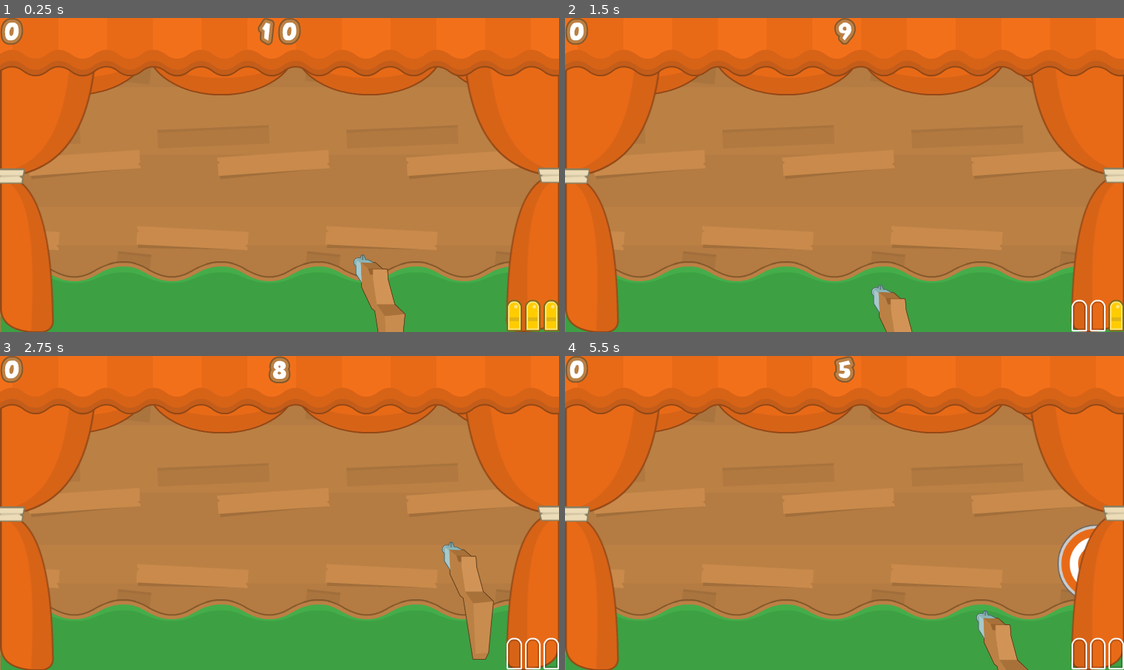
Above: before the commit, frames 1-4 (two rows, left to right).
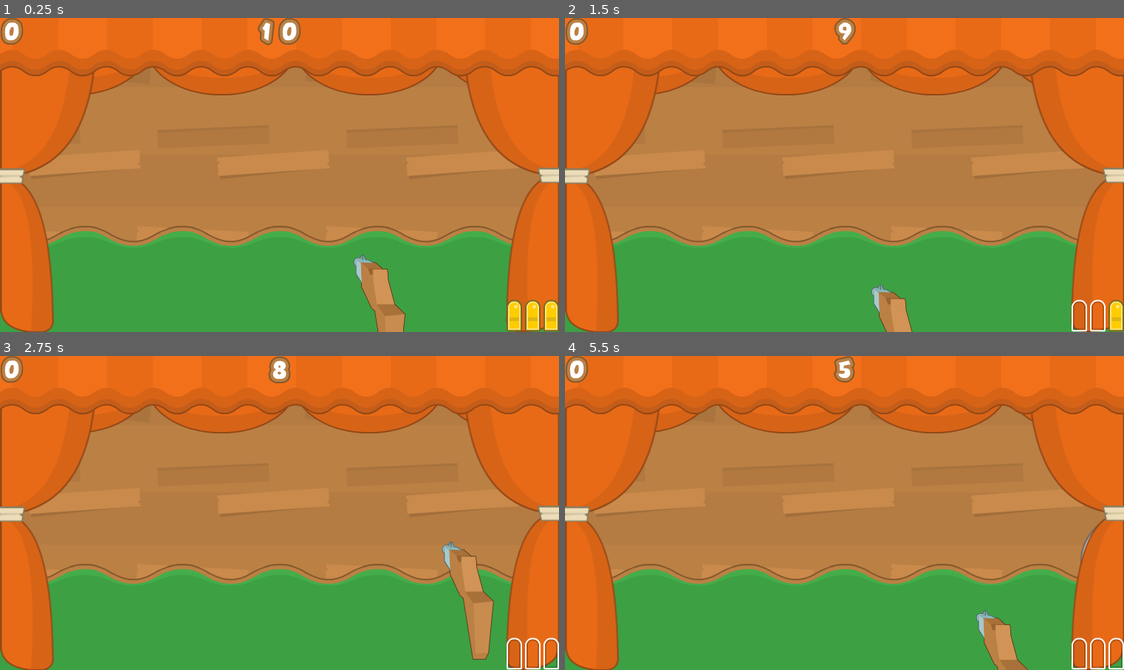
Above: after the commit, the same moments.

Repository: KieranGliver/shooting-gallery
Game: Godot game, scene res://main.tscn
The game is run twice, just before and just after one commit, with the same random seed, the same clock (stepped at 60 frames per second) and the same inputs.
Inputs (mouse positions are in pixels of both pictures, inside the frame that each line leads up to):
- Up to frame 1 (0.25 s): no input
- Up to frame 2 (1.5 s): move the mouse to (967, 159) at 0.52 s; press the mouse at (967, 159) at 0.53 s; move the mouse to (732, 190) at 1.27 s; release the mouse at (732, 190) at 1.28 s; click (732, 190) at 1.35 s
- Up to frame 3 (2.75 s): move the mouse to (335, 443) at 2.02 s; press the mouse at (335, 443) at 2.03 s
- Up to frame 4 (5.5 s): move the mouse to (816, 575) at 2.77 s; release the mouse at (816, 575) at 2.78 s; click (816, 575) at 2.85 s; tap Enter at 3.5 s; move the mouse to (1012, 560) at 3.52 s; press the mouse at (1012, 560) at 3.53 s; move the mouse to (676, 465) at 4.27 s; release the mouse at (676, 465) at 4.28 s; click (676, 465) at 4.35 s; move the mouse to (872, 513) at 5.02 s; press the mouse at (872, 513) at 5.03 s

The runs differ from the first frame. In frame 1, 9.8% of the frame differs, in the area x 0-92%, y 66-100%; in frame 2, 10%; in frame 3, 9.4%; in frame 4, 11%, in the area x 0-96%, y 53-100%.

Commit message:
Made wave_manager a more useful tool

Diff:
--- a/main.tscn
+++ b/main.tscn
@@ -1,20 +1,16 @@
-[gd_scene load_steps=14 format=3 uid="uid://cc46sll2x4x5h"]
+[gd_scene load_steps=12 format=3 uid="uid://cc46sll2x4x5h"]
 
-[ext_resource type="Texture2D" uid="uid://c7ayovqw2ulg4" path="res://Assets/PNG/Stall/grass1.png" id="1_7mycd"]
 [ext_resource type="Texture2D" uid="uid://cg44ws7alg0ya" path="res://Assets/PNG/Stall/bg_wood.png" id="1_ig7tw"]
 [ext_resource type="Texture2D" uid="uid://cwvel1dp367yi" path="res://Assets/PNG/Stall/curtain.png" id="1_lquwl"]
 [ext_resource type="Script" uid="uid://gkllee53d8gf" path="res://main.gd" id="1_ycdy4"]
-[ext_resource type="Script" uid="uid://cpqu70ch7w61j" path="res://target_manager.gd" id="2_4c57u"]
 [ext_resource type="Texture2D" uid="uid://bh36wrvrjew6o" path="res://Assets/PNG/Stall/curtain_rope.png" id="2_7mycd"]
 [ext_resource type="Texture2D" uid="uid://cdtlmwrw371ep" path="res://Assets/PNG/Stall/curtain_straight.png" id="3_272bh"]
+[ext_resource type="PackedScene" uid="uid://it4glx3thati" path="res://wave_manager.tscn" id="3_dg77c"]
 [ext_resource type="Texture2D" uid="uid://bvx1fgyymb505" path="res://Assets/PNG/Stall/curtain_top.png" id="5_5vw27"]
 [ext_resource type="PackedScene" uid="uid://b8y8ugia3ch8c" path="res://shooter.tscn" id="7_272bh"]
 [ext_resource type="PackedScene" uid="uid://b7kaox1uoee2m" path="res://ammo_display.tscn" id="10_dg77c"]
 [ext_resource type="Script" uid="uid://bddwilr0s1mkx" path="res://number_display.gd" id="12_w48qg"]
 [ext_resource type="PackedScene" uid="uid://bhwbar473k2tk" path="res://text_display.tscn" id="14_w48qg"]
-
-[sub_resource type="RectangleShape2D" id="RectangleShape2D_kek77"]
-size = Vector2(50, 500)
 
 [node name="Main" type="Node2D"]
 script = ExtResource("1_ycdy4")
@@ -39,23 +35,12 @@
 stretch_mode = 1
 metadata/_edit_lock_ = true
 
-[node name="WaveManager" type="Node2D" parent="ParallaxBackground"]
+[node name="WaveManager" parent="ParallaxBackground" instance=ExtResource("3_dg77c")]
 position = Vector2(817, 282)
-script = ExtResource("2_4c57u")
-wave_length = 60
 wave_interval = 5
-target_velocity = Vector2(-200, 0)
-
-[node name="Grass" type="ParallaxLayer" parent="ParallaxBackground"]
-metadata/_edit_lock_ = true
-
-[node name="TextureRect" type="TextureRect" parent="ParallaxBackground/Grass"]
-offset_left = 1.0
-offset_top = 330.0
-offset_right = 757.0
-offset_bottom = 530.0
-texture = ExtResource("1_7mycd")
-stretch_mode = 1
+target_angle = 180.0
+target_speed = 100.0
+target_distance = 1000.0
 
 [node name="CanvasLayer" type="CanvasLayer" parent="."]
 
@@ -118,12 +103,6 @@
 [node name="TextDisplay" parent="CanvasLayer" instance=ExtResource("14_w48qg")]
 metadata/_edit_lock_ = true
 
-[node name="DeathZone" type="Area2D" parent="." groups=["death"]]
-
-[node name="CollisionShape2D" type="CollisionShape2D" parent="DeathZone"]
-position = Vector2(-200, 250)
-shape = SubResource("RectangleShape2D_kek77")
-
 [node name="LittleHand" type="Timer" parent="."]
 autostart = true
 
--- a/target.gd
+++ b/target.gd
@@ -1,3 +1,4 @@
+@tool
 class_name Target
 extends Node2D
 
@@ -21,11 +22,6 @@
 			GlobalData.score += 1
 
 
-func _on_stick_area_entered(area: Area2D) -> void:
-	if area.is_in_group("death"):
-		queue_free()
-
-
 func create_hole(local_position: Vector2):
 	var hole = ShotHole.instantiate()
 	hole.position = local_position
--- a/target.tscn
+++ b/target.tscn
@@ -9,7 +9,7 @@
 size = Vector2(14, 113)
 
 [sub_resource type="CircleShape2D" id="CircleShape2D_ufrq1"]
-radius = 70.0071
+radius = 70.0
 
 [sub_resource type="Animation" id="Animation_ufrq1"]
 length = 0.001
@@ -118,7 +118,7 @@
 script = ExtResource("1_uqips")
 
 [node name="Stick" type="Area2D" parent="."]
-position = Vector2(0, 104)
+position = Vector2(0, 123)
 
 [node name="Sprite" type="Sprite2D" parent="Stick"]
 texture = ExtResource("1_e1yvt")
@@ -128,7 +128,6 @@
 shape = SubResource("RectangleShape2D_uqips")
 
 [node name="Bullseye" type="Area2D" parent="."]
-scale = Vector2(0.75, 0.75)
 
 [node name="FrontSprite" type="Sprite2D" parent="Bullseye"]
 texture = ExtResource("2_5ebp1")
@@ -147,5 +146,4 @@
 &"": SubResource("AnimationLibrary_8d2pw")
 }
 
-[connection signal="area_entered" from="Stick" to="." method="_on_stick_area_entered"]
 [connection signal="input_event" from="Bullseye" to="." method="_on_bullseye_input_event"]
--- a/target_manager.gd
+++ b/target_manager.gd
@@ -1,23 +1,38 @@
+@tool
 extends Node2D
 
 const TargetPackedScene: PackedScene = preload("res://target.tscn")
 
-@export var wave_length: int = 0
-@export var wave_interval: int = 0
-@export var target_velocity: Vector2 = Vector2.ZERO
+@export_subgroup("wave_data")
+@export var wave_interval: int = 0:
+	set(value):
+		wave_interval = value
+		_on_set_wave_interval()
+@export_subgroup("target_data")
+@export_range(-360.0, 360.0) var target_angle: float = 0.0:
+	set(value):
+		target_angle = value
+		_on_set_target_rotation()
+@export_range(0, 1000, 25) var target_speed: float = 0.0:
+	set(value):
+		target_speed = value
+		_on_set_target_speed()
+@export var target_distance: float = 0.0:
+	set(value):
+		target_distance = value
+		_on_set_target_distance()
 
-var internal_timer: Timer = Timer.new()
-var external_timer: Timer = Timer.new()
+var target_lifetime: float = 0.0
 
-@onready var next_wave: Wave = generate_wave()
+@onready var terrain: TextureRect = $Terrain
+@onready var internal_timer: Timer = $Timers/Internal
 
 
 func _ready():
-	add_child(internal_timer)
-	add_child(external_timer)
-	internal_timer.connect("timeout", _internal_timer_timeout)
-	external_timer.connect("timeout", _external_timer_timeout)
-	_external_timer_timeout()
+	_on_set_wave_interval()
+	_on_set_target_rotation()
+	_on_set_target_speed()
+	_on_set_target_distance()
 
 
 func _internal_timer_timeout():
@@ -25,31 +40,59 @@
 	spawn_target()
 
 
-func _external_timer_timeout():
-	#print("WaveManager: load")
-	load_wave(next_wave)
-	next_wave = generate_wave()
-
-
 func spawn_target():
 	var target = TargetPackedScene.instantiate()
 	add_child(target)
-	target.velocity = target_velocity
+	move_child(target, 0) # Fix rendering behind terrain
+	target.velocity = Vector2.RIGHT.rotated(deg_to_rad(target_angle)) * target_speed
+	await get_tree().create_timer(target_lifetime).timeout
+	target.queue_free()
 
 
-func load_wave(wave: Wave):
-	internal_timer.stop()
-	external_timer.stop()
-
-	internal_timer.wait_time = wave.interval
-	external_timer.wait_time = wave.length
-
-	internal_timer.start()
-	external_timer.start()
+func _on_set_wave_interval():
+	if internal_timer != null:
+		internal_timer.stop()
+		if wave_interval > 0:
+			internal_timer.wait_time = wave_interval
+			internal_timer.start()
+		print("Set Wave interval: ", wave_interval)
 
 
-func generate_wave():
-	var wave := Wave.new()
-	wave.interval = wave_interval
-	wave.length = wave_length
-	return wave
+func _on_set_target_rotation():
+	update_terrain()
+
+
+func _on_set_target_speed():
+	calculate_target_lifetime()
+
+
+func _on_set_target_distance():
+	calculate_target_lifetime()
+	update_terrain()
+
+
+func calculate_target_lifetime():
+	if target_speed > 0:
+		target_lifetime = target_distance / target_speed
+	else:
+		target_lifetime = 0.0
+
+
+func update_terrain():
+	if not terrain:
+		return
+
+	var angle_rad = deg_to_rad(target_angle)
+	var direction = Vector2.RIGHT.rotated(angle_rad)
+
+	terrain.size = Vector2(target_distance, terrain.size.y)
+
+	# Determine if the terrain should be flipped (angle between 90°-270°)
+	var is_backwards = target_angle > 90 and target_angle < 270
+
+	if is_backwards:
+		terrain.position = direction * target_distance
+		terrain.rotation_degrees = target_angle - 180
+	else:
+		terrain.position = Vector2.ZERO
+		terrain.rotation_degrees = target_angle
--- a/wave.gd
+++ /dev/null
@@ -1,5 +0,0 @@
-class_name Wave
-extends Resource
-
-@export var length: int = 0
-@export var interval: int = 0
--- /dev/null
+++ b/wave_manager.tscn
@@ -0,0 +1,20 @@
+[gd_scene load_steps=3 format=3 uid="uid://it4glx3thati"]
+
+[ext_resource type="Script" uid="uid://cpqu70ch7w61j" path="res://target_manager.gd" id="1_050wf"]
+[ext_resource type="Texture2D" uid="uid://c7ayovqw2ulg4" path="res://Assets/PNG/Stall/grass1.png" id="3_mdkq7"]
+
+[node name="WaveManager" type="Node2D"]
+script = ExtResource("1_050wf")
+
+[node name="Terrain" type="TextureRect" parent="."]
+offset_bottom = 200.001
+texture = ExtResource("3_mdkq7")
+expand_mode = 1
+stretch_mode = 1
+
+[node name="Timers" type="Node" parent="."]
+
+[node name="Internal" type="Timer" parent="Timers"]
+wait_time = 2.0
+
+[connection signal="timeout" from="Timers/Internal" to="." method="_internal_timer_timeout"]
Not shown, removed: wave.gd.uid
